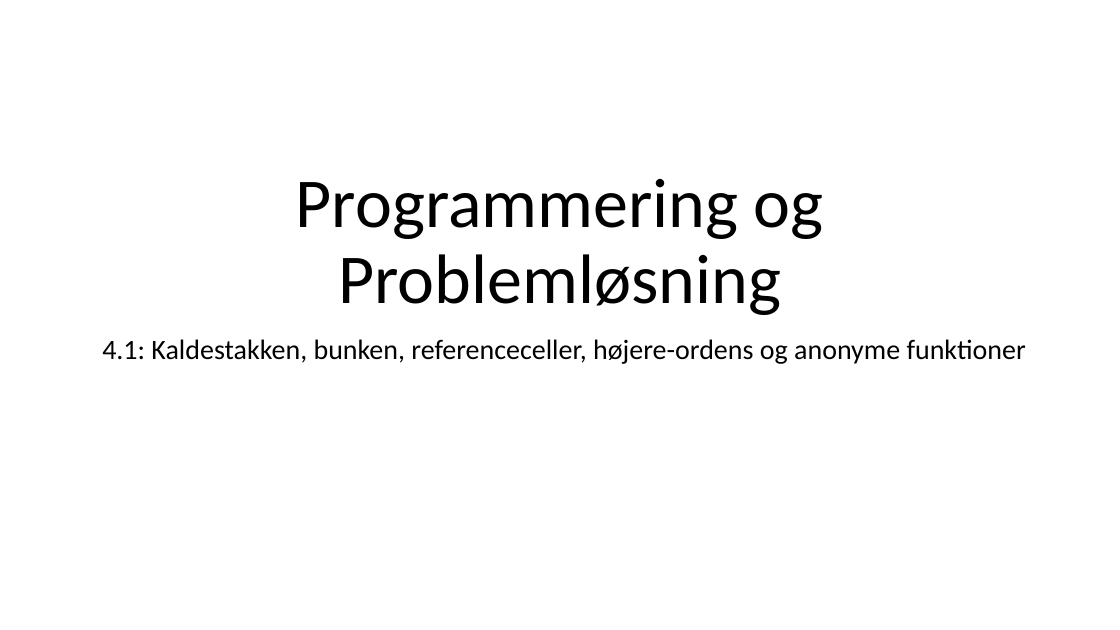
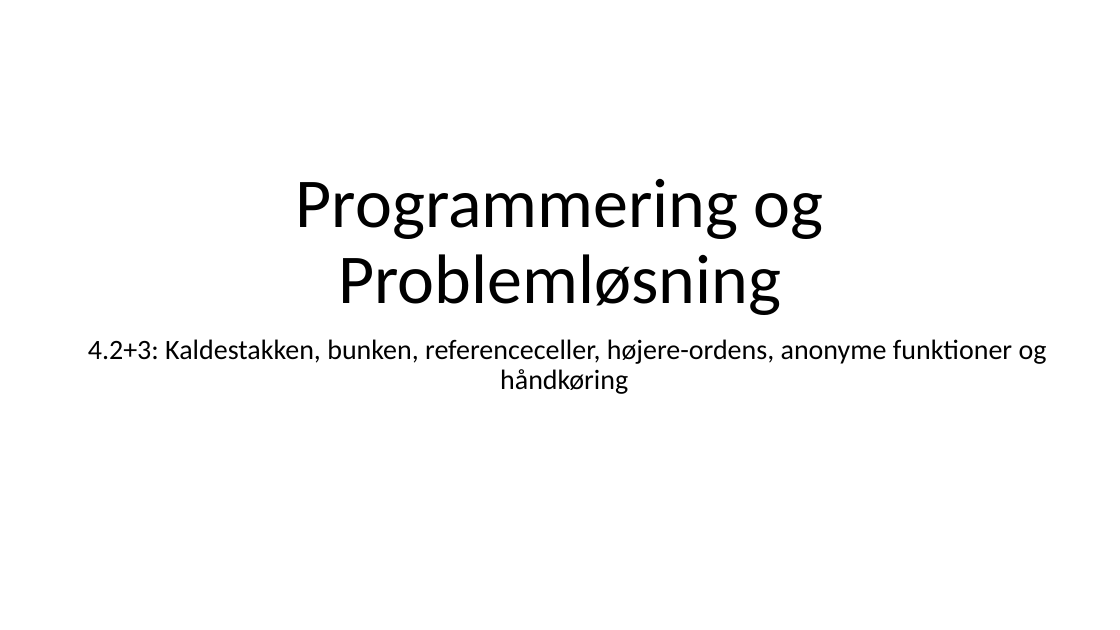
Before and after one commit to fisterloegsovs/pop22, a slide deck: slide 1 of lectures/4.2StackHeapRefsHigherOrderFcts/lecture.pptx. Drawn at 1120x630 pixels with LibreOffice and Linux fonts; fonts in the diff are those of the drawing. Boxes give left, top, right and bottom in pixels: in the first picture for what was removed or moved away, otherwise in the second. Text is boxed around its words. In the diff, an @@ line names an element or a change of style, - is before the commit and + after.

```diff
--- a/lectures/4.2StackHeapRefsHigherOrderFcts/lecture.pptx
+++ b/lectures/4.2StackHeapRefsHigherOrderFcts/lecture.pptx
@@ subtitle at [88,339,1047,394]: text changed @@
-4.1: Kaldestakken, bunken, referenceceller, højere-ordens og anonyme funktioner
+4.2+3: Kaldestakken, bunken, referenceceller, højere-ordens, anonyme funktioner og håndkøring
```
Also in this commit, not shown: 9 slides added, 10 other files.
